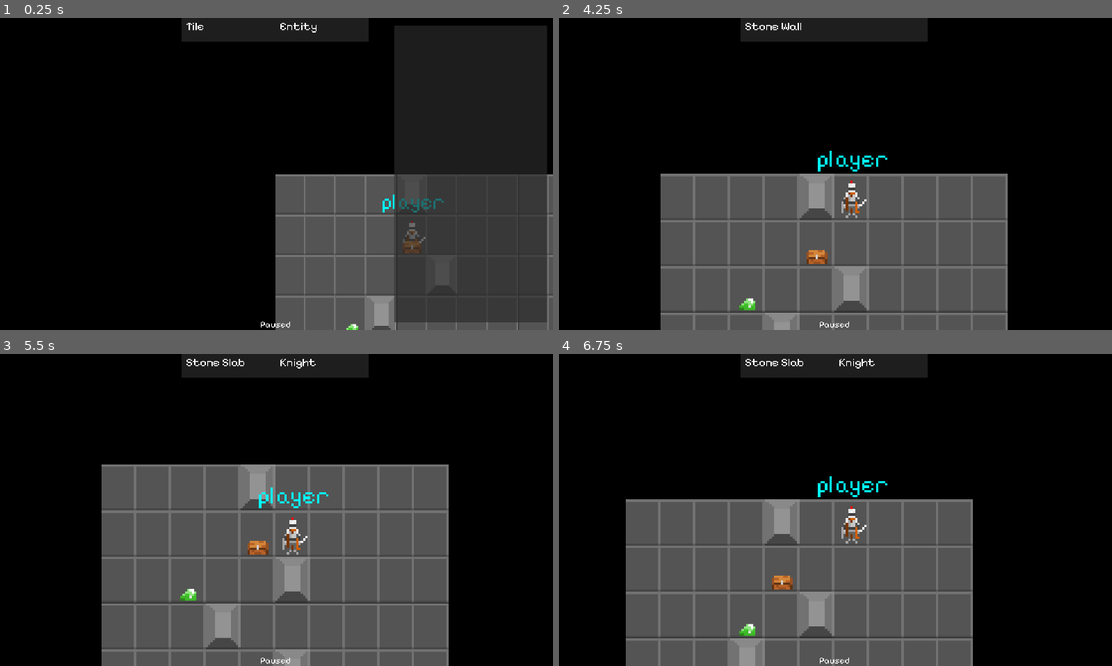
Above: before the commit, frames 1-4 (two rows, left to right).
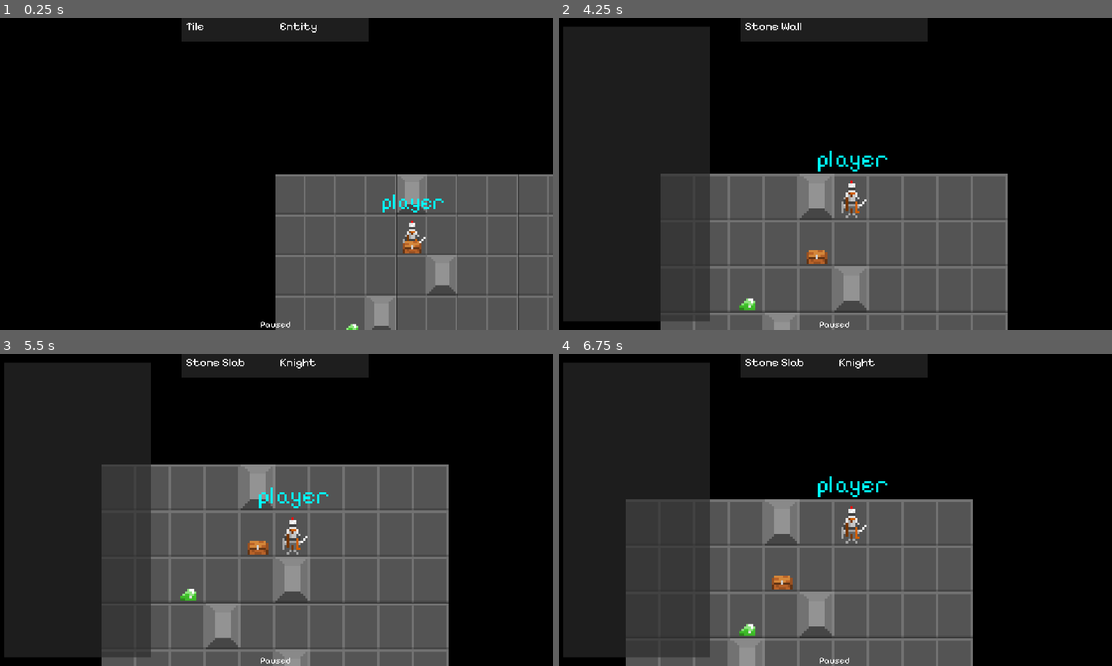
Above: after the commit, the same moments.

Repository: joshandersn/firecrest
Game: Godot game, scene res://main.tscn
Two runs of this game, one before a commit and one after it. Both use one fixed random seed, a clock stepped at 60 frames per second and the inputs below.
Inputs (mouse positions are in pixels of both pictures, inside the frame that each line leads up to):
- Up to frame 1 (0.25 s): no input
- Up to frame 2 (4.25 s): tap Enter (ui_accept) at 0.5, 0.77, 1.52, 2, 2.75, 3.02, 3.77 s; move the mouse to (852, 192) at 0.52 s; hold D (move_right) 0.53-1.28 s; tap = (zoom_in) at 0.6, 2.1, 3.6 s; move the mouse to (713, 152) at 1.27 s; hold S (move_down) 1.28-2.03 s; tap - (zoom_out) at 1.35, 2.85 s; move the mouse to (758, 155) at 2.02 s; hold D (move_right) 2.03-2.78 s; move the mouse to (747, 152) at 2.77 s; hold W (move_up) 2.78-3.53 s; move the mouse to (791, 192) at 3.52 s; hold A (move_left) from 3.53 s (still down); tap I (toggle_inventory, bound only after the commit) at 4.15 s
- Up to frame 3 (5.5 s): move the mouse to (293, 531) at 4.27 s; tap - (zoom_out) at 4.35 s; tap Enter (ui_accept) at 4.52, 5 s; move the mouse to (320, 528) at 5.02 s; release A (move_left) at 5.03 s; hold S (move_down) from 5.03 s (still down); tap = (zoom_in) at 5.1 s
- Up to frame 4 (6.75 s): move the mouse to (923, 488) at 5.77 s; release S (move_down) at 5.78 s; hold D (move_right) 5.78-6.53 s; tap - (zoom_out) at 5.85 s; tap Enter (ui_accept) at 6.02 s; move the mouse to (912, 491) at 6.52 s; hold W (move_up) from 6.53 s (still down); tap = (zoom_in) at 6.6 s

The runs differ from the first frame. In frame 1, 25% of the frame differs, in the area x 71-99%, y 2-98%; in frame 2, 25%; in frame 3, 25%; in frame 4, 25%.

Commit message:
Adds inventory UI

Diff:
--- a/main.gd
+++ b/main.gd
@@ -14,7 +14,10 @@
 var rng = RandomNumberGenerator.new()
 
 func _input(_event: InputEvent) -> void:
-	#debug to update world
+
+	if Input.is_action_just_pressed("toggle_inventory"):
+		$UI.toggle_inventory_view()
+
 	if Input.is_action_just_pressed("ui_accept"):
 		#update_world()
 		pass
--- a/main.tscn
+++ b/main.tscn
@@ -42,7 +42,8 @@
 grow_horizontal = 2
 color = Color(0.168627, 0.168627, 0.168627, 0.705882)
 
-[node name="InvBG" type="ColorRect" parent="UI/HUD"]
+[node name="StorageBG" type="ColorRect" parent="UI/HUD"]
+visible = false
 layout_mode = 1
 anchors_preset = 11
 anchor_left = 1.0
@@ -55,6 +56,29 @@
 grow_horizontal = 0
 grow_vertical = 2
 color = Color(0.168627, 0.168627, 0.168627, 0.67451)
+
+[node name="PlayerInvBG" type="ColorRect" parent="UI/HUD"]
+visible = false
+layout_mode = 1
+anchors_preset = 9
+anchor_bottom = 1.0
+offset_left = 24.0
+offset_top = 30.0
+offset_right = 531.0
+offset_bottom = -30.0
+grow_vertical = 2
+color = Color(0.168627, 0.168627, 0.168627, 0.67451)
+
+[node name="PlayerStorageList" type="VBoxContainer" parent="UI/HUD/PlayerInvBG"]
+clip_contents = true
+layout_mode = 1
+anchors_preset = 9
+anchor_bottom = 1.0
+offset_left = 18.0
+offset_top = 24.0
+offset_right = 487.0
+offset_bottom = -84.0
+grow_vertical = 2
 
 [node name="OpenedStorageList" type="VBoxContainer" parent="UI/HUD"]
 layout_mode = 1
--- a/project.godot
+++ b/project.godot
@@ -66,6 +66,11 @@
 "events": [Object(InputEventKey,"resource_local_to_scene":false,"resource_name":"","device":-1,"window_id":0,"alt_press …(192 unchanged characters)…
 ]
 }
+toggle_inventory={
+"deadzone": 0.5,
+"events": [Object(InputEventKey,"resource_local_to_scene":false,"resource_name":"","device":-1,"window_id":0,"alt_pressed":false,"shift_pressed":false,"ctrl_pressed":false,"meta_pressed":false,"pressed":false,"keycode":0,"physical_keycode":73,"key_label":0,"unicode":105,"location":0,"echo":false,"script":null)
+]
+}
 
 [layer_names]
 
--- a/ui.gd
+++ b/ui.gd
@@ -1,12 +1,16 @@
 extends CanvasLayer
 
-@onready var inv_list_item = load("res://Objects/inventoryListItem.tscn")
+@onready var storage_list_item = load("res://Objects/inventoryListItem.tscn")
 
 # Called when the node enters the scene tree for the first time.
 func _ready() -> void:
 	Game.ui_update.connect(update_ui)
 
-func inv_item_clicked(item) -> void:
+func toggle_inventory_view() -> void:
+	$HUD/PlayerInvBG.visible = !$HUD/PlayerInvBG.visible
+	update_ui()
+
+func storage_item_clicked(item) -> void:
 	Game.players[0].entity.storage.append(item)
 	Game.opened_storage_containers[0].entity.storage.erase(item)
 	Game.opened_storage_contents.erase(item)
@@ -15,13 +19,17 @@
 func update_ui() -> void:
 	$HUD/EntityInspect.text = str(Game.ui_inspect_entity_description)
 	$HUD/TileInspect.text = str(Game.ui_inspect_tile_description)
-	for leftover in $HUD/OpenedStorageList.get_children():
+	update_storage_list($HUD/OpenedStorageList, Game.opened_storage_contents)
+	if Game.players:
+		update_storage_list($HUD/PlayerInvBG/PlayerStorageList, Game.players[0].entity.storage)
+	$HUD/StorageBG.visible = !(Game.opened_storage_contents == [])
+
+func update_storage_list(list, contents) -> void:
+	for leftover in list.get_children():
 		leftover.queue_free()
-	for item in Game.opened_storage_contents:
-		var item_inst = inv_list_item.instantiate()
+	for item in contents:
+		var item_inst = storage_list_item.instantiate()
 		item_inst.entity = item
-		item_inst.add_to_inv.connect(inv_item_clicked)
-		$HUD/OpenedStorageList.add_child(item_inst)
-		$HUD/OpenedStorageList.get_child(0).grab_focus()
-
-	$HUD/InvBG.visible = !(Game.opened_storage_contents == [])
+		item_inst.add_to_inv.connect(storage_item_clicked)
+		list.add_child(item_inst)
+		list.get_child(0).grab_focus()
